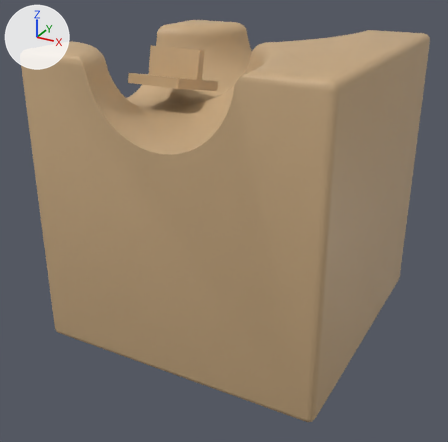
One commit to the glTF model assets/kit/mech_toggle_l3/mech_toggle_l3.glb: the scene before it, then after it.
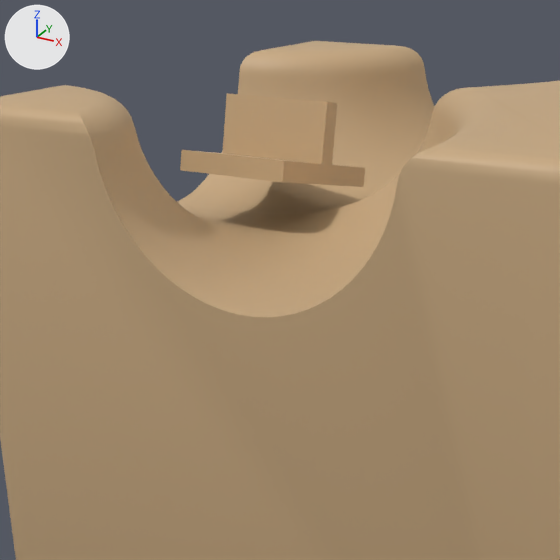
Each version is shown whole from a 50 mm lens placed at (0.0563, -0.1097, 0.0757), pointed at (-0.0016, -0.0044, 0.023), then close up on the part from 9% to 70% of the width and 0% to 62% of the height. Lighting does not change. The marker at upper left points along +X, +Y and +Z. The first two pictures are the older version. Objects named as collision shapes, trigger or cutter boxes, shadow casters or lower levels of detail are left out. Where no turn or scale is listed for an object, it has been applied to the vertices. Vertices at exactly the same position are counted once.

Objects in the first close-up: 'anim_rocker_lod0', 'mech_toggle_l3_lod0'.
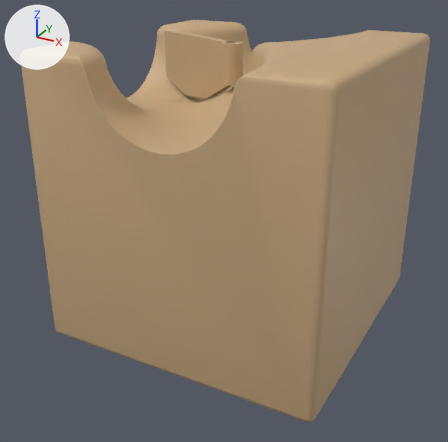
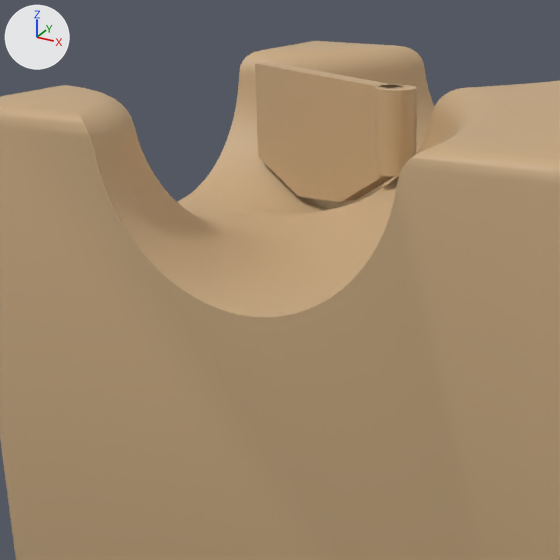
ob_anim_rocker is not drawn itself; it is the parent of ob_anim_rocker_lod0, ob_anim_rocker_lod1, ob_anim_rocker_lod2.

What differs and where, as boxes (x1, y1, x2, y2) in the close-ups (560 x 560 px):
'anim_rocker_lod0', reshaped, moved, turned: before (180, 93, 365, 187); after (255, 62, 417, 202)
part 1 of me_anim_rocker_lod0, added (beige): after (375, 85, 417, 177)
part 2 of me_anim_rocker_lod0, deleted (beige): before (180, 150, 365, 187)
part 3 of me_anim_rocker_lod0, deleted (beige): before (222, 93, 337, 165)
part 4 of me_anim_rocker_lod0, added (beige): after (255, 62, 404, 202)

What the commit changed:
me_anim_rocker_lod0 is used by ob_anim_rocker_lod0; parent ob_anim_rocker; location (0.0, 0.0, 0.0).
me_anim_rocker_lod0 had 16 vertices, 24 faces and spanned x -0.006..0.006, y -0.008..0.008, z 0.0..0.008.
me_anim_rocker_lod0 now has 76 vertices, 144 faces and spans x -0.024..0.002, y -0.002..0.002, z 0.001..0.014.
me_anim_rocker_lod0 part 1: a new loose piece, a 32-sided cylinder along z spanning x -0.002..0.002, y -0.002..0.002, z 0.006..0.014, in mat_wood_placeholder (beige #c8aa81).
me_anim_rocker_lod0 part 2: the loose piece of 8 vertices spanning x -0.006..0.006, y -0.008..0.008, z 0.0..0.002 is deleted.
me_anim_rocker_lod0 part 3: the loose piece of 8 vertices spanning x -0.006..0.006, y -0.001..0.001, z 0.002..0.008 is deleted.
Part 4, on me_anim_rocker_lod0:
6 vertices are added at (-0.024, -0.001, 0.014), (-0.024, -0.001, 0.004), (-0.008, -0.001, 0.0018), (-0.016, -0.001, 0.001), (0.0, -0.001, 0.006), (0.0, -0.001, 0.014).
6 new vertices lie (0.0, 0.002, 0.0) away from vertices in x -0.024..0.0, y -0.001, z 0.001..0.014.
20 new faces join them.
Object 'anim_rocker' (ob_anim_rocker) moves from (-0.016, 0.0, 0.049) to (-0.002, 0.0, 0.045).
Object 'anim_rocker' (ob_anim_rocker) turns from (-12, 0, 0) to (0, 0, -25) degrees about x, y and z.
